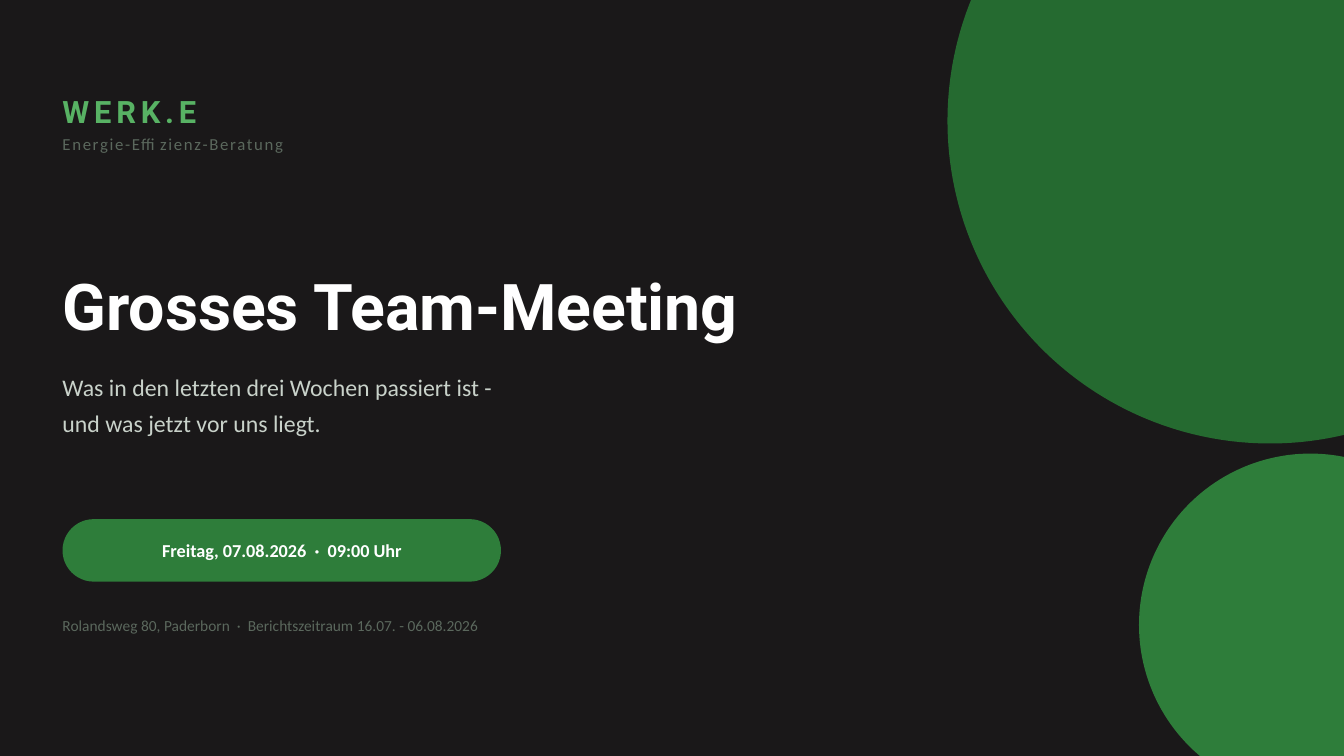
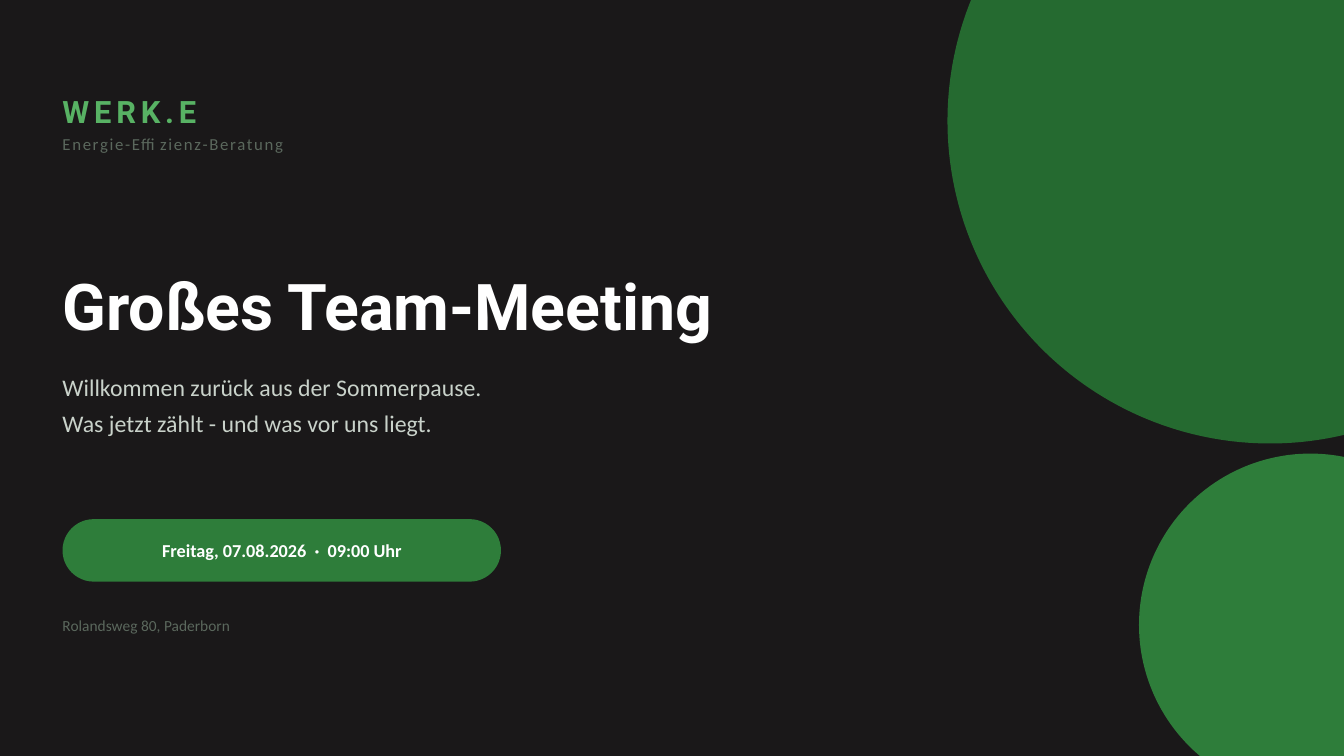
Before and after one commit to p4prg96r2f-prog/Alles, a slide deck: slide 1 of WERKE_Teammeeting_2026-08-07.pptx. Drawn at 1344x756 pixels with LibreOffice and Linux fonts; fonts in the diff are those of the drawing. Boxes give left, top, right and bottom in pixels: in the first picture for what was removed or moved away, otherwise in the second. Text is boxed around its words. In the diff, an @@ line names an element or a change of style, - is before the commit and + after.

```diff
--- a/WERKE_Teammeeting_2026-08-07.pptx
+++ b/WERKE_Teammeeting_2026-08-07.pptx
@@ text at box(62, 281, 713, 344): text changed @@
-Grosses Team-Meeting
+Großes Team-Meeting
@@ text at box(62, 379, 481, 436): text changed @@
-Was in den letzten drei Wochen passiert ist -
-und was jetzt vor uns liegt.
+Willkommen zurück aus der Sommerpause.
+Was jetzt zählt - und was vor uns liegt.
@@ text at box(62, 620, 230, 634): text changed @@
-Rolandsweg 80, Paderborn · Berichtszeitraum 16.07. - 06.08.2026
+Rolandsweg 80, Paderborn
```
Also in this commit, not shown: 10 other slides changed, 9 slides added, 19 slides removed, 1 other file.
